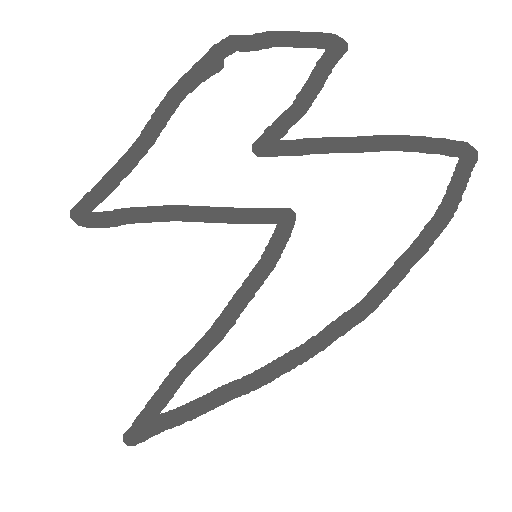
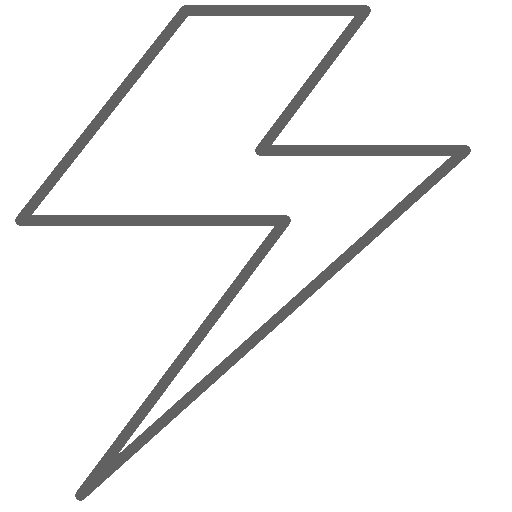
Layer changes from the first 512×512 image to the second:
added layer "Layer #2" above "YellowSymbol.png" over [15, 5, 471, 501]
hid "YellowSymbol.png" over [70, 31, 478, 446]
